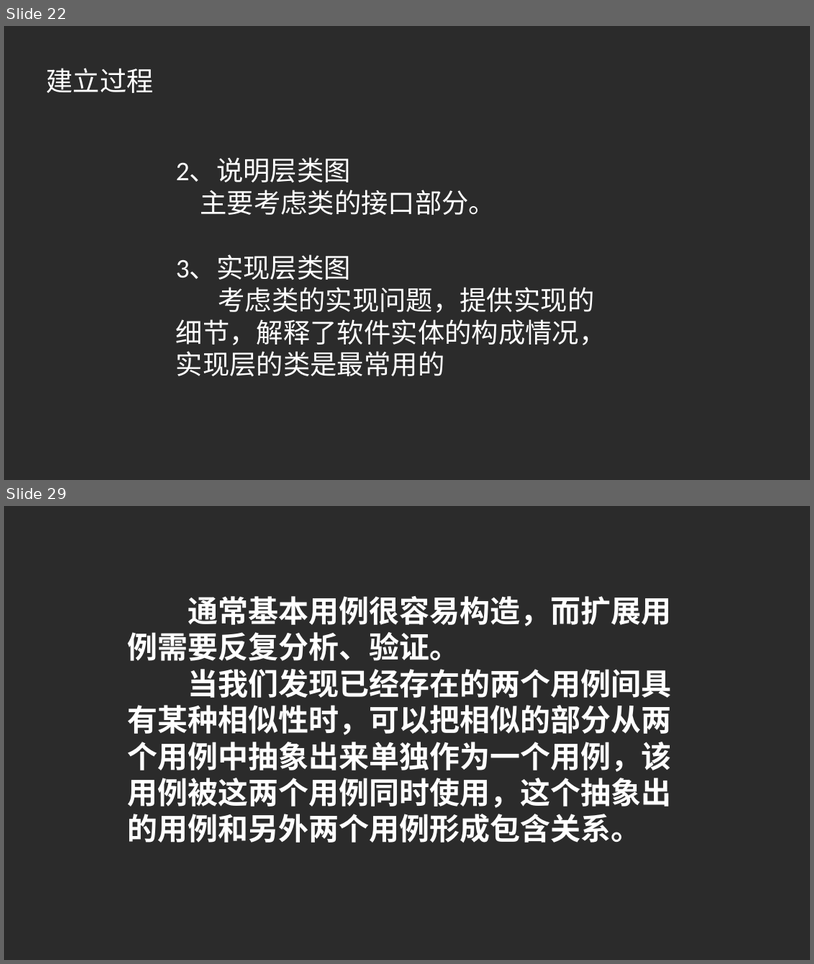
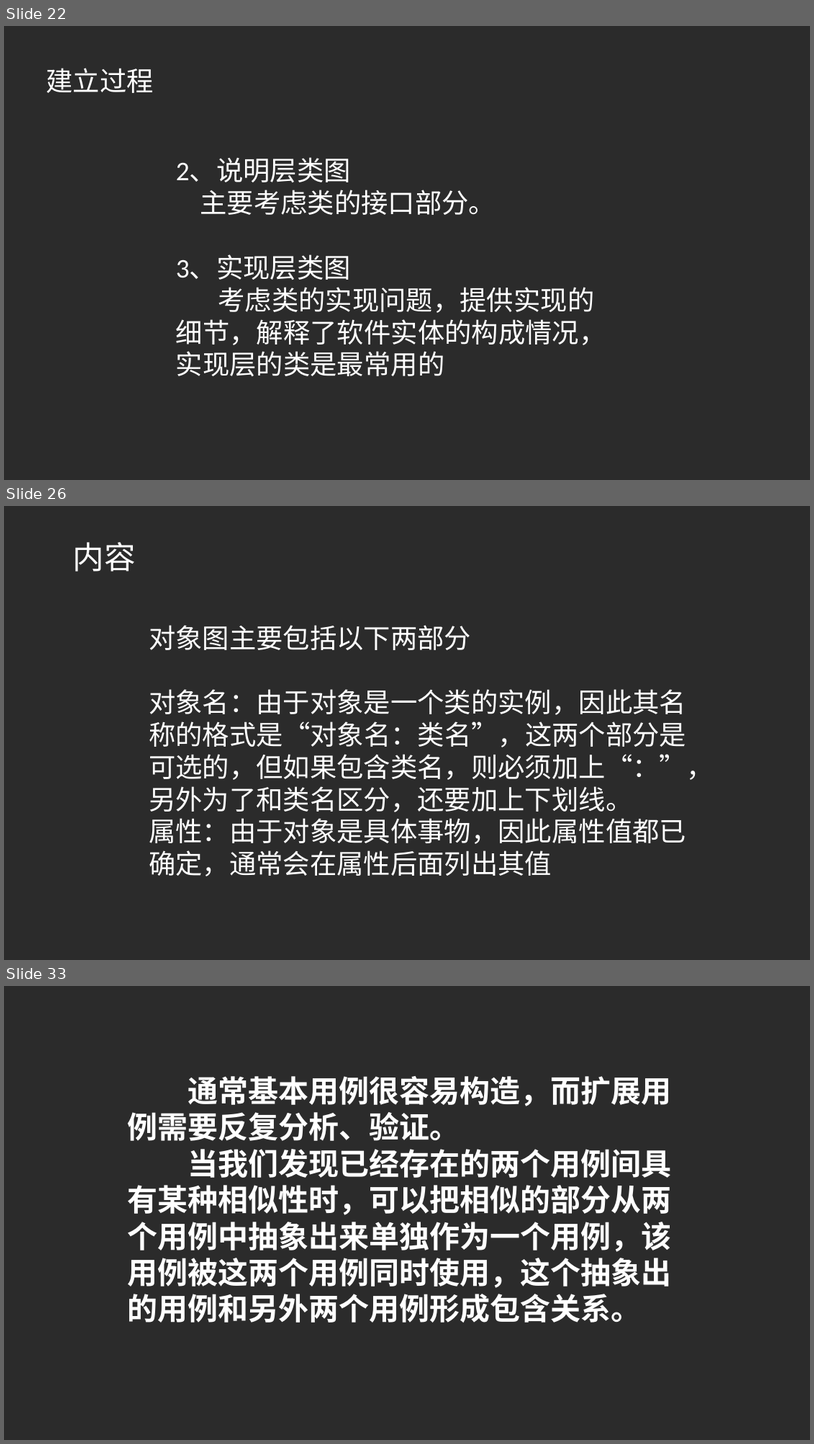
Before and after one commit to PRD2017G23/-, a slide deck: UML基础_图.pptx. Shown one above the other, each under a label of ours: slides 22 and 29 before the commit, slides 22, 26 and 33 after it; the slides between them are not shown. The pictures are 814x964 and 814x1444 pixels, drawn with LibreOffice and Linux fonts; fonts in the diff are those of the drawing; background and template pictures are left out; a plain dark background stands for a picture behind light text. Boxes give left, top, right and bottom in pixels: in the first picture for what was removed or moved away, otherwise in the second. Text is boxed around its words. In the diff, an @@ line names an element or a change of style, - is before the commit and + after.

Commit message:
1112

```diff
--- a/UML基础_图.pptx
+++ b/UML基础_图.pptx
@@ slide 26 added at box(4, 506, 810, 960), background picture (left out) @@
@@ text added at box(73, 542, 136, 572), 37.3 pt, text #FFFFFF @@
+内容
@@ text added at box(149, 625, 713, 876), 32 pt, text #FFFFFF @@
+对象图主要包括以下两部分
+对象名：由于对象是一个类的实例，因此其名称的格式是“对象名：类名”，这两个部分是可选的，但如果包含类名，则必须加上“：”，另外为了和类名区分，还要加上下划线。
+属性：由于对象是具体事物，因此属性值都已确定，通常会在属性后面列出其值
@@ what was slide 29 is now slide 33 @@
```
Also in this commit, not shown: 4 slides changed, 3 other slides added.
